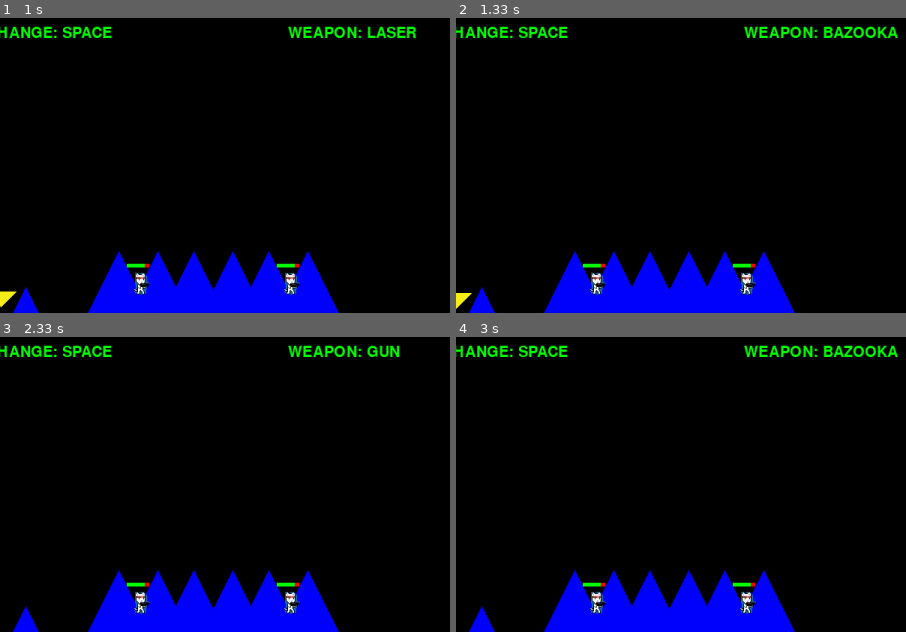
Above: before the commit, frames 1-4 (two rows, left to right).
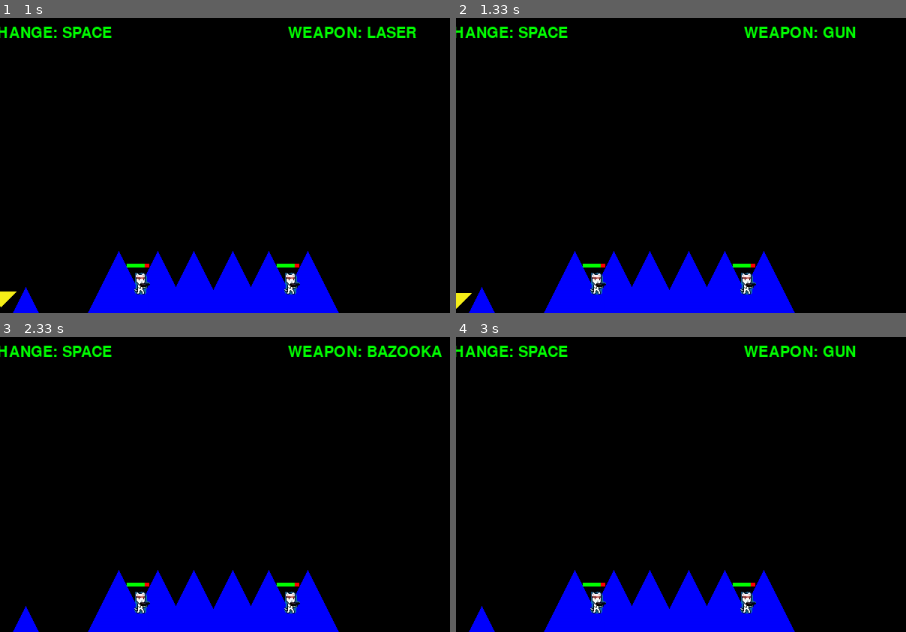
Above: after the commit, the same moments.

Repository: KatKopr/worms_in_pygame
Game: pygame game, started from main.py
Same seed, same stepped clock (60 frames per second), same inputs: the game is played once before the commit and once after it.
Inputs:
- Up to frame 1 (1 s): tap Space at 0.33 s; hold Right from 0.67 s (still down)
- Up to frame 2 (1.33 s): release Right at 1.13 s; hold Left from 1.17 s (still down); tap Space at 1.23 s
- Up to frame 3 (2.33 s): tap Space at 1.53, 1.8, 2.1, 2.23 s; release Left at 1.7 s; hold Left 1.73-2.13 s; hold Right from 2.17 s (still down)
- Up to frame 4 (3 s): tap Space at 2.53, 2.9 s; release Right at 2.8 s; hold Left from 2.83 s (still down)
The pictures show only the part of the screen within x 26-76%, y 10-60%; the shares and areas given below are measured in that part.

Frame 1 is identical in both runs. In frame 2, 0.5% of the frame differs, in the area x 81-99%, y 2-7%; in frame 3, 0.5%; in frame 4, 0.5%.

Commit message:
Add files via upload

Diff:
--- a/control.py
+++ b/control.py
@@ -15,7 +15,7 @@
         self.win=window
         self.world=[]
         self.events=[]
-        self.rocket_types=["LASER","BAZOOKA","GUN"]
+        self.rocket_types=["LASER","GUN","BAZOOKA"]
         self.timer=Timer(self)
         self.frame=Frame(self)
         self.alive_worms=[]
